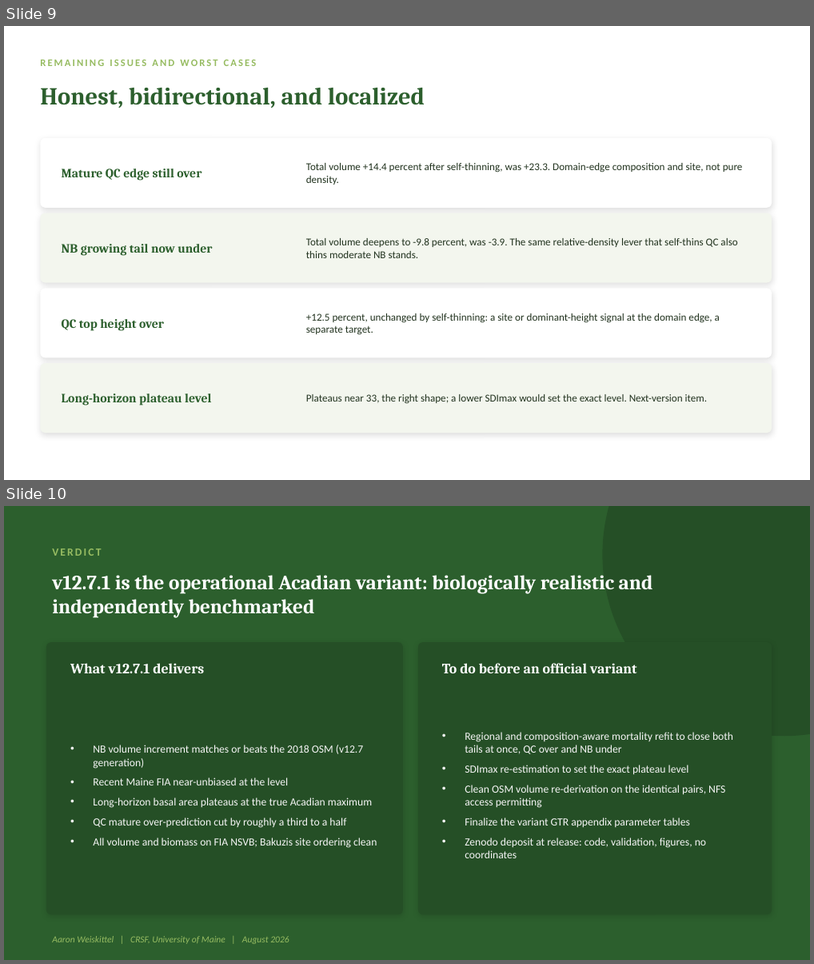
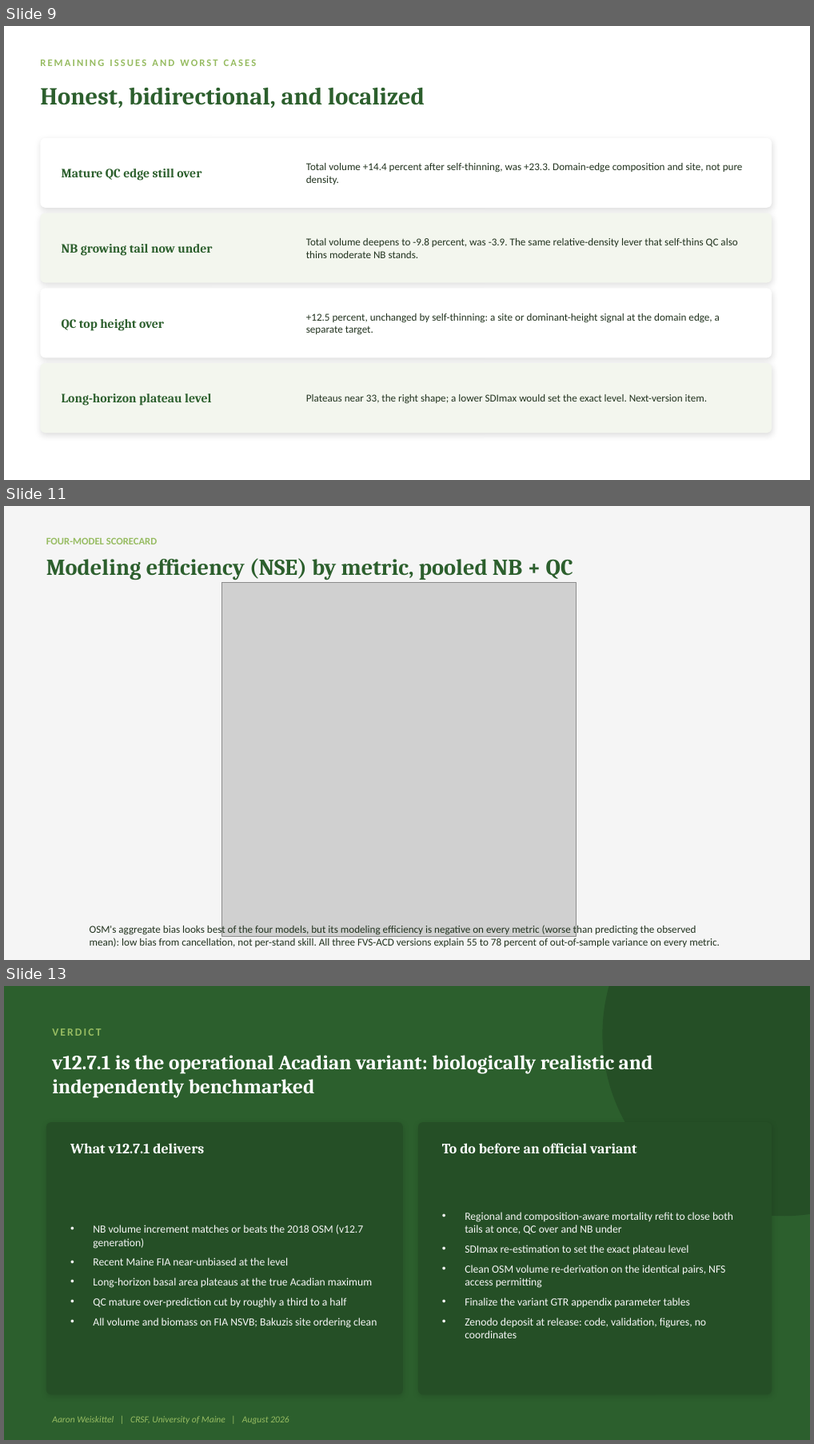
Before and after one commit to holoros/fvs-acd, a slide deck: FVS-ACD_v1271_Hennigar_Aug2026.pptx. Shown one above the other, each under a label of ours: slides 9 and 10 before the commit, slides 9, 11 and 13 after it; the slides between them are not shown. The pictures are 814x964 and 814x1444 pixels, drawn with LibreOffice and Linux fonts; fonts in the diff are those of the drawing; grey boxes stand for pictures. Boxes give left, top, right and bottom in pixels: in the first picture for what was removed or moved away, otherwise in the second. Text is boxed around its words. In the diff, an @@ line names an element or a change of style, - is before the commit and + after.

Commit message:
Four-model scorecard (v12.5.0, v12.7.0, v12.7.1, OSM v2.26.1): quantitative (bias, RMSE, NSE, PAI, FIA) and qualitative (Bakuzis, trajectory, transparency, usability, uncertainty) dimensions, heatmap + radar figures, updated Hennigar deck and benchmark report
- OSM confirmed at latest release v2.26.1 (checked OSM-Contributors GitHub and forusresearch.com)
- v12.5.0 comprehensive benchmark run (cb_v125_results.csv) and recent Maine FIA run added
- four_way_scorecard.R merges all four models on identical in-domain MagPlot NB/QC pairs
- Key finding: OSM has lowest pooled bias but negative modeling efficiency (NSE) on every metric;
  v12.5.0 fails Bakuzis self-thinning outright (BA to 62-64 m2/ha at age 120); v12.7.1 best overall
- Verdict: v12.7.1 recommended forward version; v12.8 regional/composition-aware mortality refit
  remains the flagged next step for the NB/QC bidirectional bias

```diff
--- a/FVS-ACD_v1271_Hennigar_Aug2026.pptx
+++ b/FVS-ACD_v1271_Hennigar_Aug2026.pptx
@@ slide 11 added at [4, 506, 810, 960], background #F5F5F5 @@
@@ text added at [46, 538, 157, 544], 12 pt, text #97BC62, bold @@
+FOUR-MODEL SCORECARD
@@ text added at [46, 558, 574, 580], 27 pt, text #2C5F2D, bold @@
+Modeling efficiency (NSE) by metric, pooled NB + QC
@@ picture added at [222, 582, 576, 936] @@
@@ text added at [90, 924, 720, 947], 12.5 pt, text #22331F @@
+OSM's aggregate bias looks best of the four models, but its modeling efficiency is negative on every metric (worse than predicting the observed mean): low bias from cancellation, not per-stand skill. All three FVS-ACD versions explain 55 to 78 percent of out-of-sample variance on every metric.
@@ what was slide 10 is now slide 13 @@
```
Also in this commit, not shown: 3 slides changed, 2 other slides added, 10 other files.
